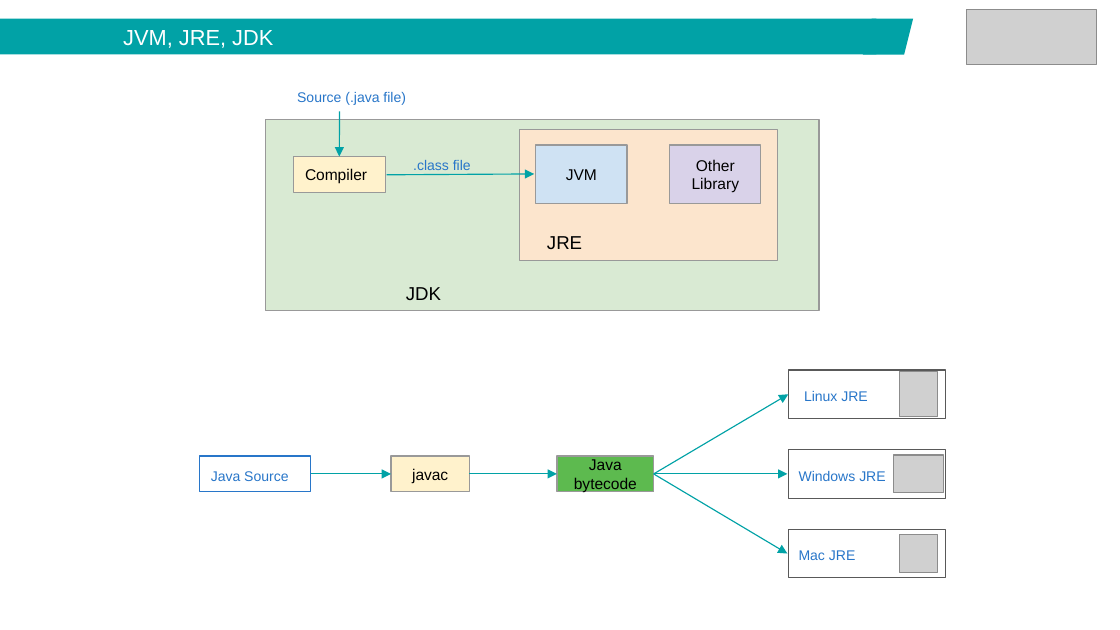
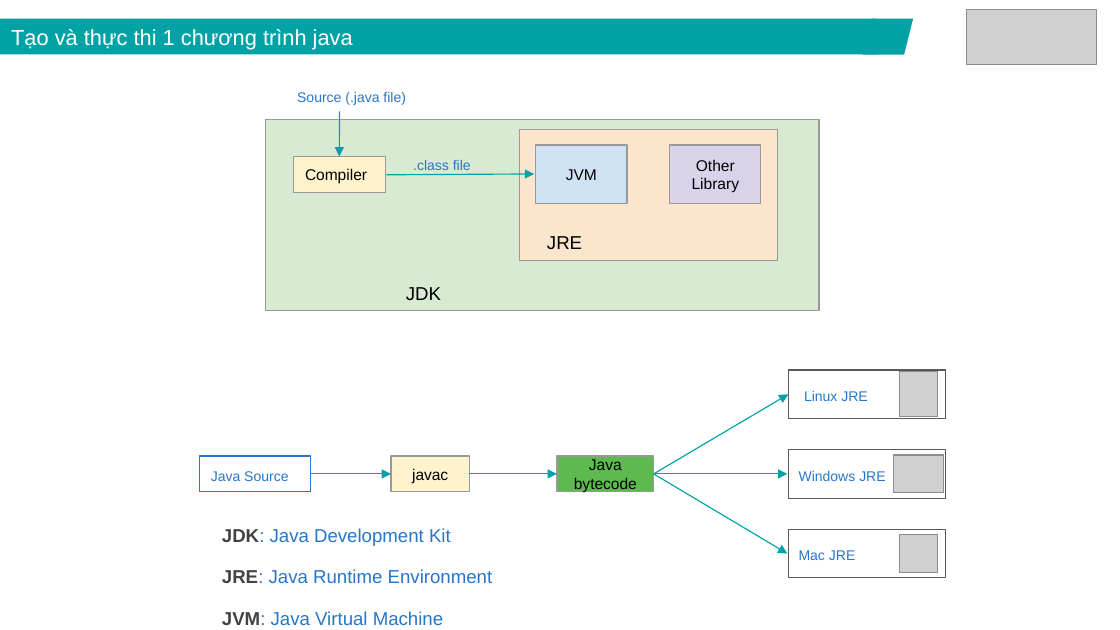
Before and after one commit to lamxung55/javacore, a slide deck: slide 7 of ppt/Java core - Lecture 1 - Introduction.pptx (slide 12 before the commit). Drawn at 1120x630 pixels with LibreOffice and Linux fonts; fonts in the diff are those of the drawing; grey boxes stand for pictures. Boxes give left, top, right and bottom in pixels: in the first picture for what was removed or moved away, otherwise in the second. Text is boxed around its words. In the diff, an @@ line names an element or a change of style, - is before the commit and + after.

```diff
--- a/ppt/Java core - Lecture 1 - Introduction.pptx
+++ b/ppt/Java core - Lecture 1 - Introduction.pptx
@@ text in rectangle at (11,29,353,50): text changed @@
-JVM, JRE, JDK
+Tạo và thực thi 1 chương trình java
@@ text added at (222,528,493,625), 12 pt, text #2876C9 @@
+JDK: Java Development Kit
+JRE: Java Runtime Environment
+JVM: Java Virtual Machine
```
Also in this commit, not shown: 3 other slides changed, 2 slides added, 6 slides removed, 7 other files.
